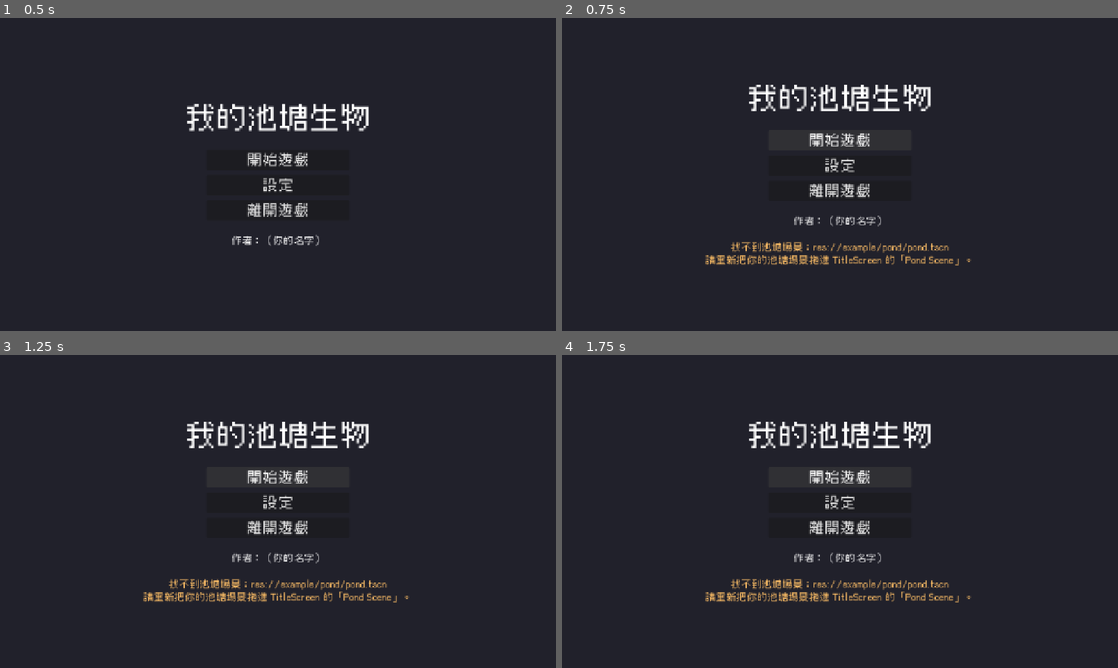
Above: before the commit, frames 1-4 (two rows, left to right).
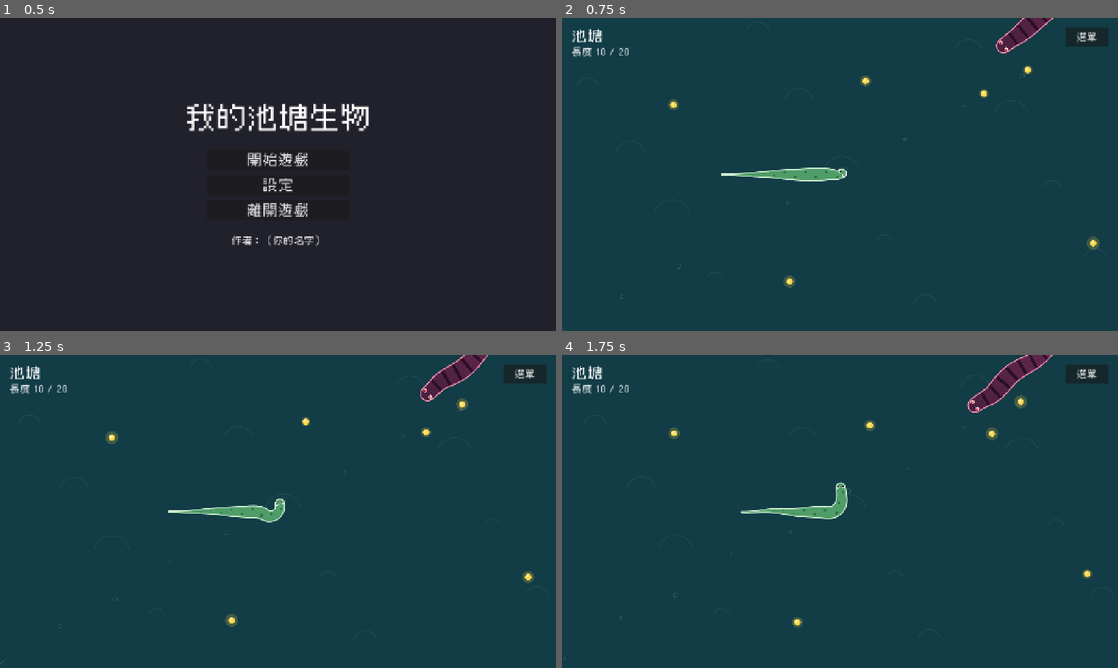
Above: after the commit, the same moments.

Repository: NTUT-NGDC/Procedural-Creature-Template
Game: Godot game, scene res://game/title_screen/title_screen.tscn
The game is run twice, just before and just after one commit, with the same random seed, the same clock (stepped at 60 frames per second) and the same inputs.
Inputs (mouse positions are in pixels of both pictures, inside the frame that each line leads up to):
- Up to frame 1 (0.5 s): no input
- Up to frame 2 (0.75 s): click "開始遊戲" at 0.5 s
- Up to frame 3 (1.25 s): no input
- Up to frame 4 (1.75 s): click (840, 477) at 1.25 s, where only the run before the commit has a clickable "開始遊戲"

Frame 1 is identical in both runs. In frame 2, 99% of the frame differs, in the area x 0-100%, y 0-100%; in frame 3, 99%; in frame 4, 99%.

Commit message:
T3 第一段：池塘小遊戲
- Pond：遊戲規則都是屬性（遊戲／食物／天敵／外觀），再來一場在原地重設
- 水面背景、會飄和逃跑的食物、追玩家的天敵（咬到退開、玩家無敵 1 秒）
- HUD、結算畫面、暫停選單
- 長度改成每隻生物都從 10 開始（10＋等級），跟身體節數無關
- 多加時間限制、玩家控制方式、天敵偵測距離、被咬少一半四個屬性，讓規則卡都能只改屬性做出來

Co-Authored-By: Claude Opus 5.5 <noreply@anthropic.com>

Diff:
--- a/_system/tests/scripts/creature_parts_test.gd
+++ b/_system/tests/scripts/creature_parts_test.gd
@@ -1,7 +1,7 @@
 extends Node
 ## 生物零件的自動測試：
 ## 1. 身體節數 2 和 80 不會出錯；「第幾節」超出範圍時當最後一節
-## 2. grow／shrink 後節數正確、最少 2 節；短到剩 2 節時發出 died；新加的節接在尾巴後面
+## 2. grow／shrink 後節數正確、身體最少 2 節；長度 = 10 ＋ 等級，短到 2 時發出 died；新加的節接在尾巴後面
 ## 3. 頭快速繞圈：間距不變、相鄰兩節的彎曲不超過上限
 ## 4. reset_pose()：瞬間移動後身體重新拉直在頭後面
 ## 5. 沒有身體的生物：長度用等級換算，也能移動
@@ -75,6 +75,7 @@
 	creature.grow(1)
 	creature.grow(2)
 	_expect(body.joint_count() == 16, "每次長 2 節，長大 3 次：10 → 16（實際 %d）" % body.joint_count())
+	_expect(creature.get_length() == Creature.START_LENGTH + 3, "遊戲長度跟身體節數無關：10 ＋ 等級 3 ＝ %d" % creature.get_length())
 	_expect(grew_levels == [1, 3], "grew 訊號帶著等級 1、3")
 	var tail_gap: float = body.get_joint(-1).distance_to(body.get_joint(-2))
 	_expect(is_equal_approx(tail_gap, body.spacing), "新的節接在尾巴後面，間距正確（%.2f）" % tail_gap)
@@ -88,9 +89,9 @@
 	_expect(body.joint_count() == 12 and hurt_count[0] == 1 and died_count[0] == 0, "被咬 2：16 → 12，發出 hurt，沒有 died")
 	creature.shrink(100)
 	_expect(body.joint_count() == 2, "被咬很多下：最少留 2 節（實際 %d）" % body.joint_count())
-	_expect(died_count[0] == 1, "剩 2 節時發出 died")
+	_expect(died_count[0] == 1, "長度短到 2 時發出 died")
 	await _simulate(creature, 10, 0.0)
-	_expect(true, "剩 2 節繼續動不會出錯")
+	_expect(true, "身體剩 2 節繼續動不會出錯")
 	await _free(creature)
 
 
@@ -133,9 +134,9 @@
 	creature.position = Vector2(300, 300)
 	add_child(creature)
 	await get_tree().process_frame
-	_expect(creature.get_length() == Creature.LENGTH_WITHOUT_BODY, "長度 = %d" % Creature.LENGTH_WITHOUT_BODY)
+	_expect(creature.get_length() == Creature.START_LENGTH, "長度 = %d" % Creature.START_LENGTH)
 	creature.grow(3)
-	_expect(creature.get_length() == Creature.LENGTH_WITHOUT_BODY + 3, "長大 3 次，長度 +3")
+	_expect(creature.get_length() == Creature.START_LENGTH + 3, "長大 3 次，長度 +3")
 	creature.control_mode = Creature.Mode.WANDER
 	var start: Vector2 = creature.global_position
 	for i: int in 30:
--- /dev/null
+++ b/example/pond/pond.tscn
@@ -0,0 +1,140 @@
+[gd_scene format=3]
+
+[ext_resource type="Script" path="res://example/pond/scripts/pond.gd" id="1_pond"]
+[ext_resource type="Script" path="res://example/pond/scripts/water.gd" id="2_water"]
+[ext_resource type="Script" path="res://example/pond/scripts/hud.gd" id="3_hud"]
+[ext_resource type="Script" path="res://example/pond/scripts/result.gd" id="4_result"]
+[ext_resource type="PackedScene" path="res://game/pause_menu/pause_menu.tscn" id="5_pause"]
+[ext_resource type="PackedScene" path="res://example/creatures/snake.tscn" id="6_snake"]
+[ext_resource type="PackedScene" path="res://example/creatures/predator_eel.tscn" id="7_eel"]
+
+[sub_resource type="StyleBoxFlat" id="StyleBoxFlat_panel"]
+content_margin_left = 44.0
+content_margin_top = 33.0
+content_margin_right = 44.0
+content_margin_bottom = 33.0
+bg_color = Color(0.13, 0.13, 0.17, 0.95)
+corner_radius_top_left = 8
+corner_radius_top_right = 8
+corner_radius_bottom_right = 8
+corner_radius_bottom_left = 8
+
+[node name="Pond" type="Node2D"]
+script = ExtResource("1_pond")
+player_creature = ExtResource("6_snake")
+predator_creature = ExtResource("7_eel")
+
+[node name="Water" type="Node2D" parent="."]
+unique_name_in_owner = true
+script = ExtResource("2_water")
+
+[node name="Foods" type="Node2D" parent="."]
+unique_name_in_owner = true
+
+[node name="Creatures" type="Node2D" parent="."]
+unique_name_in_owner = true
+
+[node name="HUD" type="CanvasLayer" parent="."]
+unique_name_in_owner = true
+layer = 10
+script = ExtResource("3_hud")
+
+[node name="Margin" type="MarginContainer" parent="HUD"]
+offset_right = 600.0
+offset_bottom = 140.0
+mouse_filter = 2
+theme_override_constants/margin_left = 22
+theme_override_constants/margin_top = 22
+
+[node name="VBox" type="VBoxContainer" parent="HUD/Margin"]
+layout_mode = 2
+mouse_filter = 2
+theme_override_constants/separation = 4
+
+[node name="NameLabel" type="Label" parent="HUD/Margin/VBox"]
+unique_name_in_owner = true
+layout_mode = 2
+theme_override_font_sizes/font_size = 33
+text = "池塘"
+
+[node name="StatusLabel" type="Label" parent="HUD/Margin/VBox"]
+unique_name_in_owner = true
+layout_mode = 2
+theme_override_font_sizes/font_size = 22
+text = "長度 0 / 20"
+
+[node name="MessageLabel" type="Label" parent="HUD"]
+unique_name_in_owner = true
+visible = false
+anchors_preset = 15
+anchor_right = 1.0
+anchor_bottom = 1.0
+grow_horizontal = 2
+grow_vertical = 2
+theme_override_colors/font_color = Color(1, 0.75, 0.4, 1)
+theme_override_font_sizes/font_size = 22
+text = "（提示文字）"
+horizontal_alignment = 1
+vertical_alignment = 1
+autowrap_mode = 3
+
+[node name="Result" type="CanvasLayer" parent="."]
+unique_name_in_owner = true
+layer = 20
+script = ExtResource("4_result")
+
+[node name="Dim" type="ColorRect" parent="Result"]
+anchors_preset = 15
+anchor_right = 1.0
+anchor_bottom = 1.0
+grow_horizontal = 2
+grow_vertical = 2
+color = Color(0, 0, 0, 0.5)
+
+[node name="Center" type="CenterContainer" parent="Result"]
+anchors_preset = 15
+anchor_right = 1.0
+anchor_bottom = 1.0
+grow_horizontal = 2
+grow_vertical = 2
+
+[node name="Panel" type="PanelContainer" parent="Result/Center"]
+layout_mode = 2
+theme_override_styles/panel = SubResource("StyleBoxFlat_panel")
+
+[node name="VBox" type="VBoxContainer" parent="Result/Center/Panel"]
+layout_mode = 2
+theme_override_constants/separation = 22
+
+[node name="ResultTitle" type="Label" parent="Result/Center/Panel/VBox"]
+unique_name_in_owner = true
+layout_mode = 2
+theme_override_font_sizes/font_size = 44
+text = "你贏了！"
+horizontal_alignment = 1
+
+[node name="ResultDetail" type="Label" parent="Result/Center/Panel/VBox"]
+unique_name_in_owner = true
+layout_mode = 2
+theme_override_font_sizes/font_size = 22
+text = "長度 20　吃了 14 個　60 秒"
+horizontal_alignment = 1
+
+[node name="RestartButton" type="Button" parent="Result/Center/Panel/VBox"]
+unique_name_in_owner = true
+custom_minimum_size = Vector2(264, 0)
+layout_mode = 2
+size_flags_horizontal = 4
+theme_override_font_sizes/font_size = 22
+text = "再來一場"
+
+[node name="TitleButton" type="Button" parent="Result/Center/Panel/VBox"]
+unique_name_in_owner = true
+custom_minimum_size = Vector2(264, 0)
+layout_mode = 2
+size_flags_horizontal = 4
+theme_override_font_sizes/font_size = 22
+text = "回標題"
+
+[node name="PauseMenu" parent="." instance=ExtResource("5_pause")]
+unique_name_in_owner = true
--- /dev/null
+++ b/example/pond/scripts/food.gd
@@ -0,0 +1,92 @@
+extends Node2D
+## 池塘裡的食物：發光的小圓點，慢慢飄。被玩家的頭碰到就被吃掉，換到隨機的地方重生。
+## 「食物會逃跑」打開時，玩家靠近會躲開。
+##
+## 由池塘（pond.gd）產生，屬性也由池塘設定，不用自己放進場景。
+
+## 食物的半徑（像素）
+const RADIUS: float = 7.0
+## 平常飄的速度、逃跑的速度（像素／秒）
+const DRIFT_SPEED: float = 20.0
+const FLEE_SPEED: float = 130.0
+## 玩家多近時開始逃跑、重生時至少離玩家多遠
+const FLEE_RANGE: float = 160.0
+const RESPAWN_DISTANCE: float = 200.0
+
+## 顏色
+var color: Color = Color("#ffd84d")
+## 會不會躲開玩家
+var flees: bool = false
+## 玩家（要躲的對象、只有他吃得到）
+var player: Creature
+
+var _velocity: Vector2 = Vector2.ZERO
+var _area: Area2D
+var _time: float = 0.0
+
+
+func _ready() -> void:
+	add_to_group("food")
+	_velocity = Vector2.from_angle(randf() * TAU) * DRIFT_SPEED
+	_time = randf() * 10.0
+	# 碰撞區：在「食物」層，只偵測「玩家」層
+	_area = Area2D.new()
+	_area.collision_layer = 4
+	_area.collision_mask = 1
+	var shape := CollisionShape2D.new()
+	var circle := CircleShape2D.new()
+	circle.radius = RADIUS
+	shape.shape = circle
+	_area.add_child(shape)
+	add_child(_area)
+	_area.area_entered.connect(_on_area_entered)
+
+
+func _process(delta: float) -> void:
+	_time += delta
+	if flees and player != null and global_position.distance_to(player.global_position) < FLEE_RANGE:
+		_velocity = player.global_position.direction_to(global_position) * FLEE_SPEED
+	elif _velocity.length() > DRIFT_SPEED:
+		_velocity = _velocity.normalized() * lerpf(_velocity.length(), DRIFT_SPEED, 1.0 - exp(-2.0 * delta))
+	global_position += _velocity * delta
+	_bounce_inside_screen()
+	queue_redraw()
+
+
+func _draw() -> void:
+	var glow: float = 1.8 + sin(_time * 3.0) * 0.3
+	draw_circle(Vector2.ZERO, RADIUS * glow, Color(color, 0.2), true, -1.0, true)
+	draw_circle(Vector2.ZERO, RADIUS, color, true, -1.0, true)
+	draw_circle(Vector2(-2, -2), RADIUS * 0.35, Color(1, 1, 1, 0.6), true, -1.0, true)
+
+
+## 碰到畫面邊緣就反彈
+func _bounce_inside_screen() -> void:
+	var area: Rect2 = get_viewport_rect().grow(-RADIUS)
+	if global_position.x < area.position.x or global_position.x > area.end.x:
+		_velocity.x = -_velocity.x
+	if global_position.y < area.position.y or global_position.y > area.end.y:
+		_velocity.y = -_velocity.y
+	global_position = global_position.clamp(area.position, area.end)
+
+
+## 玩家的頭碰到就吃掉（身體碰到不算）
+func _on_area_entered(area: Area2D) -> void:
+	if player != null and area == player.head_area and is_in_group("food"):
+		player.eat(self)
+
+
+## Creature.eat() 會呼叫這個：換到隨機的地方重生
+func on_eaten(_creature: Creature) -> void:
+	respawn()
+
+
+## 換到畫面上隨機的地方，離玩家遠一點
+func respawn() -> void:
+	var area: Rect2 = get_viewport_rect().grow(-40.0)
+	for i: int in 20:
+		global_position = Vector2(randf_range(area.position.x, area.end.x), randf_range(area.position.y, area.end.y))
+		if player == null or global_position.distance_to(player.global_position) > RESPAWN_DISTANCE:
+			break
+	_velocity = Vector2.from_angle(randf() * TAU) * DRIFT_SPEED
+	add_to_group("food")  # 觸手吃的時候會先移出群組，重生後加回來
--- /dev/null
+++ b/example/pond/scripts/hud.gd
@@ -0,0 +1,25 @@
+extends CanvasLayer
+## 池塘的 HUD：左上角顯示遊戲名稱、目前進度（長度、時間、吃了幾個）。
+## 右上角的「選單」按鈕是暫停選單（PauseMenu）的，不在這裡。
+##
+## 想改字的大小、顏色：點場景裡 HUD 底下的 Label，在檢查器的 Theme Overrides 改。
+
+@onready var _name_label: Label = %NameLabel
+@onready var _status_label: Label = %StatusLabel
+@onready var _message_label: Label = %MessageLabel
+
+
+func _ready() -> void:
+	_message_label.hide()
+
+
+## 更新左上角的文字
+func show_status(game_name: String, status: String) -> void:
+	_name_label.text = game_name
+	_status_label.text = status
+
+
+## 在畫面中間顯示一段提示（例如池塘設定有問題）
+func show_message(text: String) -> void:
+	_message_label.text = text
+	_message_label.show()
--- /dev/null
+++ b/example/pond/scripts/pond.gd
@@ -0,0 +1,361 @@
+class_name Pond
+extends Node2D
+## 池塘小遊戲：你的生物跟著滑鼠在池塘裡游，吃食物變長，被天敵咬到變短。
+## 長到目標長度（或撐過時間、吃滿幾個）就贏，長度短到剩 2 就輸。
+## 「長度」每隻生物都從 10 開始：吃一個 +1、被咬 -N，跟身體有幾節無關。
+##
+## 遊戲規則都是這個節點的屬性：點最上層的 Pond 節點，在右邊的檢查器改數字，就是不同的遊戲。
+## 屬性的中文說明：滑鼠移到屬性名稱上就會顯示。
+##
+## 想做自己的池塘：把 example/pond/pond.tscn 複製到 my_creature 資料夾，
+## 把「Player Creature」換成你的生物，再改至少一條規則。
+
+## 遊戲結束時發出，won 是贏了沒
+signal game_over(won: bool)
+
+const FOOD_SCRIPT: GDScript = preload("res://example/pond/scripts/food.gd")
+## 碰撞層（專案設定裡的名字：1 玩家、2 天敵、3 食物）
+const PLAYER_LAYER: int = 1
+const PREDATOR_LAYER: int = 2
+const FOOD_LAYER: int = 4
+## 被咬之後無敵幾秒、天敵退開幾秒（不然會一直連續咬）
+const INVINCIBLE_TIME: float = 1.0
+const RETREAT_TIME: float = 1.0
+
+## 勝利條件、玩家控制方式的編號，跟選單的順序一樣
+enum WinCondition { LENGTH, SURVIVE, EAT }
+enum PlayerControl { CREATURE, MOUSE, WASD }
+
+@export_group("遊戲")
+## 遊戲名稱：顯示在左上角和結算畫面
+@export var game_name: String = "池塘"
+## 玩家生物：把生物場景（.tscn）拖進來
+@export var player_creature: PackedScene
+## 玩家控制方式：生物自己的設定（電腦控制的會改成滑鼠）、滑鼠、WASD
+@export_enum("生物自己的設定", "滑鼠", "WASD") var player_control: int = PlayerControl.CREATURE
+## 勝利條件：長到目標長度、撐過時間（秒）、吃滿幾個
+@export_enum("長到目標長度", "撐過時間", "吃滿幾個") var win_condition: int = WinCondition.LENGTH
+## 目標數值：長度幾節、撐過幾秒、吃滿幾個（看上面的勝利條件）
+@export_range(1, 999, 1) var target_value: int = 20
+## 時間限制（秒）：時間到還沒贏就輸，0 是不限時。勝利條件是「撐過時間」時不用這個
+@export_range(0, 600, 1) var time_limit: int = 0
+## 按「回標題」時換到的場景
+@export_file("*.tscn") var title_scene: String = "res://game/title_screen/title_screen.tscn"
+
+@export_group("食物")
+## 食物數量：場上同時有幾個
+@export_range(0, 50, 1) var food_count: int = 6
+## 食物會逃跑：玩家靠近時會躲開
+@export var food_flees: bool = false
+## 食物顏色
+@export var food_color: Color = Color("#ffd84d")
+
+@export_group("天敵")
+## 天敵生物：把生物場景（.tscn）拖進來。不管原本的控制方式，都會改成「追玩家」
+@export var predator_creature: PackedScene
+## 天敵數量：0 就是和平模式
+@export_range(0, 20, 1) var predator_count: int = 1
+## 天敵速度倍率：乘在天敵自己的速度上
+@export_range(0.1, 3.0, 0.05) var predator_speed_scale: float = 0.8
+## 天敵偵測距離（像素）：多近會發現玩家。0 是用天敵自己的設定
+@export_range(0, 2000, 10) var predator_detect_range: float = 0.0
+## 每次被咬少幾節
+@export_range(1, 50, 1) var bite_damage: int = 3
+## 被咬少一半：勾了就不看上面的節數，每次被咬直接少一半
+@export var bite_halves: bool = false
+## 天敵會變多：每長幾節就多一隻天敵，0 是不會變多
+@export_range(0, 50, 1) var predator_every: int = 0
+
+@export_group("外觀")
+## 水的顏色
+@export var water_color: Color = Color("#123c46")
+## 背景圖：放了就蓋過水的顏色
+@export var background: Texture2D
+## 背景音樂（.mp3、.ogg、.wav），空著就沒有。音量跟著設定裡的「音樂」滑桿
+@export var music: AudioStream
+
+@onready var _water: Node2D = %Water
+@onready var _foods: Node2D = %Foods
+@onready var _creatures: Node2D = %Creatures
+@onready var _hud: CanvasLayer = %HUD
+@onready var _result: CanvasLayer = %Result
+@onready var _pause_menu: CanvasLayer = %PauseMenu
+
+var _player: Creature
+var _predators: Array[Creature] = []
+## 退開中的天敵 → 還要退幾秒
+var _retreating: Dictionary = {}
+var _running: bool = false
+## 經過幾秒、吃了幾個、無敵到第幾秒、長到最大的等級
+var _elapsed: float = 0.0
+var _eaten: int = 0
+var _invincible_until: float = 0.0
+var _peak_level: int = 0
+
+
+func _ready() -> void:
+	_water.set("water_color", water_color)
+	_water.set("background", background)
+	_play_music()
+	_result.connect("restart_pressed", start_game)
+	_result.connect("title_pressed", _on_title_pressed)
+	start_game()
+
+
+func _process(delta: float) -> void:
+	if not _running:
+		return
+	_elapsed += delta
+	_update_retreats(delta)
+	_check_bites()
+	_add_predators_if_grown()
+	_check_end()
+	_update_hud()
+
+
+# ---------------------------------------------------------------- 開始一場
+
+
+## 開始（或重新開始）一場：清掉舊的生物和食物，重新放好
+func start_game() -> void:
+	_clear()
+	get_tree().paused = false
+	_result.hide()
+	_pause_menu.show()
+	_pause_menu.process_mode = Node.PROCESS_MODE_ALWAYS
+	_elapsed = 0.0
+	_eaten = 0
+	_invincible_until = 0.0
+	_peak_level = 0
+
+	_player = _instantiate_creature(player_creature, "玩家生物", "Player Creature")
+	if _player == null:
+		return
+	_setup_player()
+	for i: int in food_count:
+		_spawn_food()
+	for i: int in predator_count:
+		_spawn_predator()
+	_running = true
+	_update_hud()
+
+
+func _setup_player() -> void:
+	match player_control:
+		PlayerControl.MOUSE:
+			_player.control_mode = Creature.Mode.MOUSE
+		PlayerControl.WASD:
+			_player.control_mode = Creature.Mode.WASD
+		_:
+			if _player.control_mode != Creature.Mode.MOUSE and _player.control_mode != Creature.Mode.WASD:
+				_player.control_mode = Creature.Mode.MOUSE
+	_player.position = get_viewport_rect().get_center()
+	_player.heading = 0.0
+	_creatures.add_child(_player)
+	_player.set_collision(PLAYER_LAYER, FOOD_LAYER)
+	_player.ate.connect(_on_player_ate)
+	_player.died.connect(_on_player_died)
+
+
+func _spawn_food() -> void:
+	var food: Node2D = FOOD_SCRIPT.new()
+	food.set("color", food_color)
+	food.set("flees", food_flees)
+	food.set("player", _player)
+	_foods.add_child(food)
+	food.call("respawn")
+
+
+## 在畫面邊緣放一隻天敵，離玩家遠一點，頭朝畫面中間
+func _spawn_predator() -> void:
+	var predator: Creature = _instantiate_creature(predator_creature, "天敵生物", "Predator Creature")
+	if predator == null:
+		return
+	predator.control_mode = Creature.Mode.CHASE
+	predator.speed *= predator_speed_scale
+	if predator_detect_range > 0.0:
+		predator.detect_range = predator_detect_range
+	var area: Rect2 = get_viewport_rect().grow(-60.0)
+	for i: int in 20:
+		predator.position = _random_edge_point(area)
+		if predator.position.distance_to(_player.global_position) > 300.0:
+			break
+	predator.heading = (area.get_center() - predator.position).angle()
+	predator.add_to_group("predator")
+	_creatures.add_child(predator)
+	predator.set_collision(PREDATOR_LAYER, PLAYER_LAYER)
+	_predators.append(predator)
+
+
+func _random_edge_point(area: Rect2) -> Vector2:
+	match randi() % 4:
+		0:
+			return Vector2(area.position.x, randf_range(area.position.y, area.end.y))
+		1:
+			return Vector2(area.end.x, randf_range(area.position.y, area.end.y))
+		2:
+			return Vector2(randf_range(area.position.x, area.end.x), area.position.y)
+	return Vector2(randf_range(area.position.x, area.end.x), area.end.y)
+
+
+## 產生一隻生物；場景沒設定或根節點不是 Creature 時，在畫面上顯示提示並回傳 null
+func _instantiate_creature(scene: PackedScene, label: String, property_name: String) -> Creature:
+	if scene == null:
+		_hud.call("show_message", "還沒有設定%s。\n請點 Pond 節點，把生物場景拖進檢查器的「%s」。" % [label, property_name])
+		return null
+	var node: Node = scene.instantiate()
+	if not node is Creature:
+		node.queue_free()
+		_hud.call("show_message", "%s的根節點不是 Creature。\n請確認「%s」拖進來的是生物場景。" % [label, property_name])
+		return null
+	return node
+
+
+## 清掉上一場的生物和食物
+func _clear() -> void:
+	_running = false
+	for node: Node in _creatures.get_children() + _foods.get_children():
+		# 先移出群組，新的一場才不會找到快要消失的舊生物
+		for group: StringName in node.get_groups():
+			node.remove_from_group(group)
+		node.queue_free()
+	_player = null
+	_predators.clear()
+	_retreating.clear()
+
+
+# ---------------------------------------------------------------- 遊戲中
+
+
+## 天敵咬到玩家：玩家變短、閃紅、無敵 1 秒；天敵退開 1 秒
+func _check_bites() -> void:
+	if _elapsed < _invincible_until:
+		return
+	for predator: Creature in _predators:
+		if _retreating.has(predator) or predator.head_area == null:
+			continue
+		for area: Area2D in predator.head_area.get_overlapping_areas():
+			if area.get_meta("creature", null) == _player:
+				_bite(predator)
+				return
+
+
+func _bite(predator: Creature) -> void:
+	_invincible_until = _elapsed + INVINCIBLE_TIME
+	predator.control_mode = Creature.Mode.FLEE
+	_retreating[predator] = RETREAT_TIME
+	_flash_hurt()
+	var amount: int = maxi(ceili(_player.get_length() / 2.0), 1) if bite_halves else bite_damage
+	_player.shrink(amount)
+
+
+## 退開的時間到了，天敵回去追玩家
+func _update_retreats(delta: float) -> void:
+	for predator: Creature in _retreating.keys():
+		_retreating[predator] -= delta
+		if _retreating[predator] <= 0.0:
+			_retreating.erase(predator)
+			if is_instance_valid(predator):
+				predator.control_mode = Creature.Mode.CHASE
+
+
+## 天敵會變多：每長 predator_every 節多一隻（變短不會變少）
+func _add_predators_if_grown() -> void:
+	_peak_level = maxi(_peak_level, _player.level)
+	if predator_every <= 0:
+		return
+	var wanted: int = predator_count + floori(float(_peak_level) / predator_every)
+	while _predators.size() < wanted:
+		var before: int = _predators.size()
+		_spawn_predator()
+		if _predators.size() == before:
+			return
+
+
+func _check_end() -> void:
+	match win_condition:
+		WinCondition.LENGTH:
+			if _player.get_length() >= target_value:
+				_finish(true, "你贏了！")
+				return
+		WinCondition.SURVIVE:
+			if _elapsed >= target_value:
+				_finish(true, "撐過去了！")
+				return
+		WinCondition.EAT:
+			if _eaten >= target_value:
+				_finish(true, "吃飽了！")
+				return
+	if time_limit > 0 and win_condition != WinCondition.SURVIVE and _elapsed >= time_limit:
+		_finish(false, "時間到了！")
+
+
+func _update_hud() -> void:
+	var status: String = ""
+	match win_condition:
+		WinCondition.LENGTH:
+			status = "長度 %d / %d" % [_player.get_length(), target_value]
+		WinCondition.SURVIVE:
+			status = "還要撐 %d 秒　長度 %d" % [ceili(target_value - _elapsed), _player.get_length()]
+		WinCondition.EAT:
+			status = "吃了 %d / %d" % [_eaten, target_value]
+	if time_limit > 0 and win_condition != WinCondition.SURVIVE:
+		status += "\n剩 %d 秒" % ceili(maxf(time_limit - _elapsed, 0.0))
+	_hud.call("show_status", game_name, status)
+
+
+## 遊戲結束：暫停遊戲、顯示結算
+func _finish(won: bool, title: String) -> void:
+	if not _running:
+		return
+	_running = false
+	get_tree().paused = true
+	# 結算時不能再打開暫停選單（關掉選單會解除暫停）
+	_pause_menu.hide()
+	_pause_menu.process_mode = Node.PROCESS_MODE_DISABLED
+	var detail: String = "長度 %d　吃了 %d 個　%d 秒" % [_player.get_length(), _eaten, int(_elapsed)]
+	_result.call("show_result", won, title, detail)
+	game_over.emit(won)
+
+
+# ---------------------------------------------------------------- 效果、訊號
+
+
+func _on_player_ate(_food: Node) -> void:
+	_eaten += 1
+	# 吃到東西：身體鼓起來再縮回去（放大彈跳）
+	var tween: Tween = _player.create_tween()
+	_player.scale = Vector2(1.3, 1.3)
+	tween.tween_property(_player, "scale", Vector2.ONE, 0.25).set_trans(Tween.TRANS_BACK).set_ease(Tween.EASE_OUT)
+
+
+## 被咬：閃紅，無敵的這段時間一直閃爍
+func _flash_hurt() -> void:
+	var tween: Tween = _player.create_tween()
+	_player.modulate = Color(1.0, 0.3, 0.3)
+	tween.tween_property(_player, "modulate", Color(1, 1, 1, 0.4), INVINCIBLE_TIME / 4.0)
+	tween.tween_property(_player, "modulate", Color.WHITE, INVINCIBLE_TIME / 4.0)
+	tween.tween_property(_player, "modulate", Color(1, 1, 1, 0.4), INVINCIBLE_TIME / 4.0)
+	tween.tween_property(_player, "modulate", Color.WHITE, INVINCIBLE_TIME / 4.0)
+
+
+func _on_player_died() -> void:
+	_finish(false, "被吃掉了……")
+
+
+func _on_title_pressed() -> void:
+	get_tree().paused = false
+	get_tree().change_scene_to_file(title_scene)
+
+
+func _play_music() -> void:
+	if music == null:
+		return
+	var player := AudioStreamPlayer.new()
+	player.name = "MusicPlayer"
+	player.stream = music
+	player.bus = &"Music"
+	player.process_mode = Node.PROCESS_MODE_ALWAYS  # 結算、暫停時音樂不停
+	player.finished.connect(player.play)
+	add_child(player)
+	player.play()
--- /dev/null
+++ b/example/pond/scripts/result.gd
@@ -0,0 +1,32 @@
+extends CanvasLayer
+## 結算畫面：顯示贏了還是輸了，有「再來一場」和「回標題」兩個按鈕。
+## 按了按鈕只發出訊號，要做什麼由池塘（pond.gd）決定。
+##
+## 想改文字、顏色：點場景裡 Result 底下的節點，在檢查器改。贏、輸的標題文字在 pond.gd 裡。
+
+## 按了「再來一場」
+signal restart_pressed()
+## 按了「回標題」
+signal title_pressed()
+
+@onready var _title_label: Label = %ResultTitle
+@onready var _detail_label: Label = %ResultDetail
+@onready var _restart_button: Button = %RestartButton
+@onready var _title_button: Button = %TitleButton
+
+
+func _ready() -> void:
+	# 結算時遊戲是暫停的，結算畫面自己要能按
+	process_mode = Node.PROCESS_MODE_ALWAYS
+	hide()
+	_restart_button.pressed.connect(restart_pressed.emit)
+	_title_button.pressed.connect(title_pressed.emit)
+
+
+## 顯示結算。won 是贏了沒，title 是大標題，detail 是下面的小字
+func show_result(won: bool, title: String, detail: String) -> void:
+	_title_label.text = title
+	_title_label.add_theme_color_override("font_color", Color("#ffd84d") if won else Color("#ff8f8f"))
+	_detail_label.text = detail
+	show()
+	_restart_button.grab_focus()
--- /dev/null
+++ b/example/pond/scripts/water.gd
@@ -0,0 +1,55 @@
+@tool
+extends Node2D
+## 池塘的水面：底色，加上慢慢飄的水紋和往上冒的氣泡。放了背景圖就畫背景圖。
+## 顏色和背景圖由池塘（Pond）的「外觀」屬性設定。
+
+## 水的顏色
+@export var water_color: Color = Color("#123c46"):
+	set(value):
+		water_color = value
+		queue_redraw()
+## 背景圖：放了就蓋過水的顏色（水紋和氣泡還是會畫）
+@export var background: Texture2D:
+	set(value):
+		background = value
+		queue_redraw()
+
+var _time: float = 0.0
+
+
+func _process(delta: float) -> void:
+	if Engine.is_editor_hint():
+		return
+	_time += delta
+	queue_redraw()
+
+
+func _draw() -> void:
+	var size: Vector2 = Vector2(
+		ProjectSettings.get_setting("display/window/size/viewport_width"),
+		ProjectSettings.get_setting("display/window/size/viewport_height"))
+	if background != null:
+		draw_texture_rect(background, Rect2(Vector2.ZERO, size), false)
+	else:
+		draw_rect(Rect2(Vector2.ZERO, size), water_color)
+	_draw_ripples(size)
+	_draw_bubbles(size)
+
+
+## 水紋：十幾個淡淡的弧線，慢慢往右飄
+func _draw_ripples(size: Vector2) -> void:
+	var ripple_color: Color = Color(water_color.lightened(0.5), 0.12)
+	for i: int in 14:
+		var x: float = fposmod(i * 97.3 + _time * 8.0 * (1 + i % 3), size.x + 80.0) - 40.0
+		var y: float = fposmod(i * 153.1, size.y) + sin(_time * 0.4 + i) * 12.0
+		var radius: float = 18.0 + (i % 4) * 8.0
+		draw_arc(Vector2(x, y), radius, PI * 1.1, PI * 1.9, 12, ripple_color, 2.0, true)
+
+
+## 氣泡：小圓圈從下面慢慢往上冒，左右晃
+func _draw_bubbles(size: Vector2) -> void:
+	var bubble_color: Color = Color(1, 1, 1, 0.15)
+	for i: int in 10:
+		var y: float = size.y - fposmod(_time * 18.0 * (1 + i % 2) + i * 73.0, size.y + 20.0)
+		var x: float = fposmod(i * 131.7, size.x) + sin(_time * 1.3 + i) * 6.0
+		draw_arc(Vector2(x, y), 3.0 + (i % 3), 0.0, TAU, 12, bubble_color, 1.0, true)
--- a/game/creature_parts/scripts/creature.gd
+++ b/game/creature_parts/scripts/creature.gd
@@ -11,15 +11,15 @@
 signal grew(level: int)
 ## 被咬（變短）時發出
 signal hurt()
-## 短到不能再短時發出（剩 2 節）
+## 長度短到剩 2 時發出（被吃掉了）
 signal died()
 ## 吃掉一個食物時發出（用頭吃、用觸手抓都算），在 grew 之前
 signal ate(food: Node)
 
-## 長度最少幾節，到這裡就算死掉
+## 長度最少是多少，到這裡就算死掉
 const MIN_LENGTH: int = 2
-## 沒有身體（ChainBody）的生物，用「這個數字＋等級」當長度
-const LENGTH_WITHOUT_BODY: int = 10
+## 每隻生物一開始的長度（遊戲裡的長度＝這個數字＋等級，見 get_length()）
+const START_LENGTH: int = 10
 
 ## 控制方式的編號，跟下面「控制方式」選單的順序一樣
 enum Mode { MOUSE, WASD, WANDER, CHASE, FLEE }
@@ -200,7 +200,7 @@
 	return true
 
 
-## 變短：等級 -amount，通知所有零件，發出 hurt 訊號；短到剩 2 節時再發出 died
+## 變短：等級 -amount，通知所有零件，發出 hurt 訊號；長度短到剩 2 時再發出 died
 func shrink(amount: int = 1) -> void:
 	level -= amount
 	_notify_parts()
@@ -209,12 +209,10 @@
 		died.emit()
 
 
-## 現在有幾節。有身體就是身體的節數，沒有身體就用等級換算
+## 遊戲裡的「長度」：每隻生物都從 START_LENGTH 開始，吃一個 +1、被咬 -N。
+## 跟身體有幾節無關，身體短的生物（章魚、水母）才不會一下就輸
 func get_length() -> int:
-	var body: ChainBody = get_body()
-	if body != null:
-		return body.joint_count()
-	return maxi(LENGTH_WITHOUT_BODY + level, MIN_LENGTH)
+	return maxi(START_LENGTH + level, MIN_LENGTH)
 
 
 ## 身體（第一個 ChainBody 子節點），沒有就是 null
Not shown, added: example/pond/scripts/food.gd.uid
Not shown, added: example/pond/scripts/hud.gd.uid
Not shown, added: example/pond/scripts/pond.gd.uid
Not shown, added: example/pond/scripts/result.gd.uid
Not shown, added: example/pond/scripts/water.gd.uid
